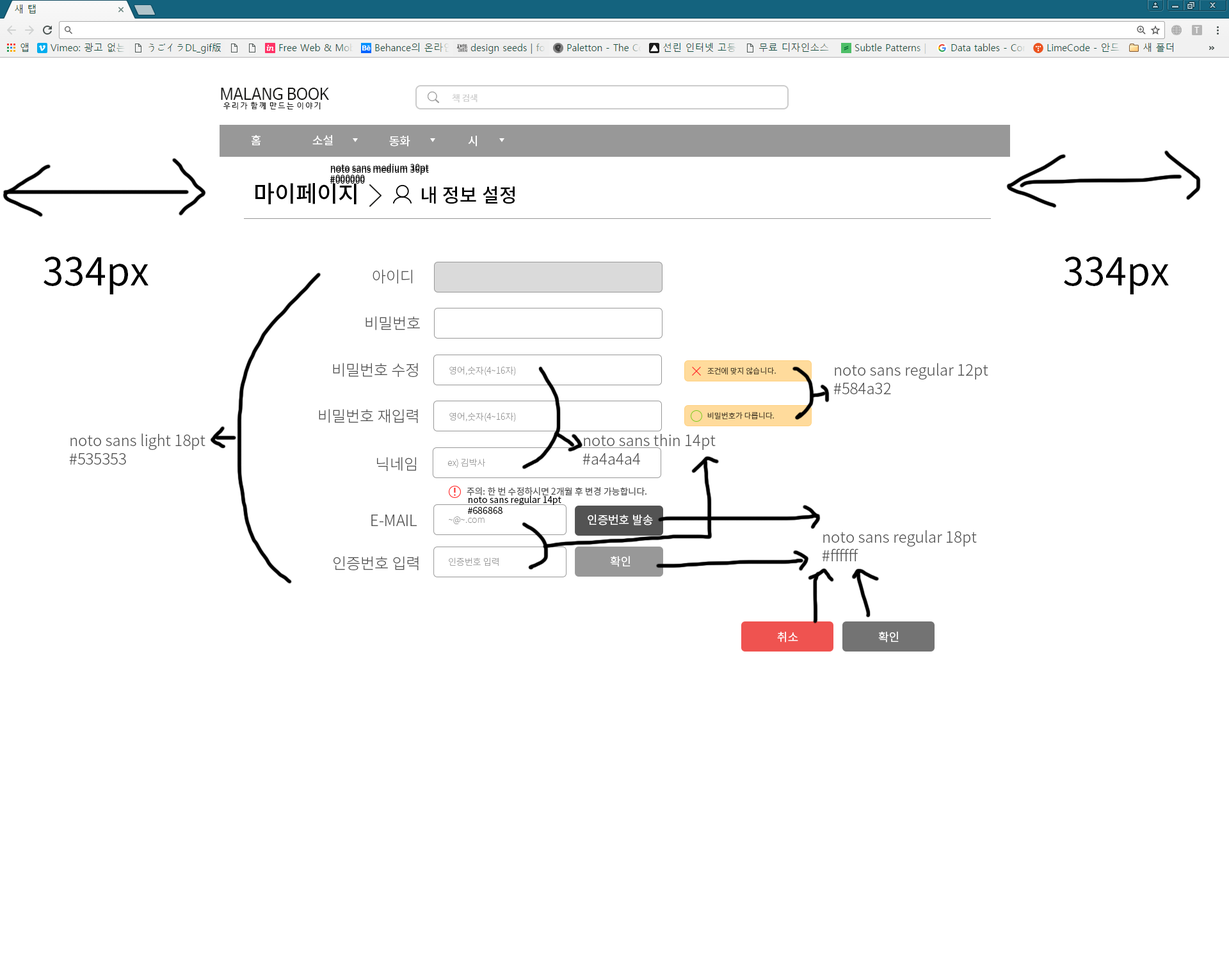
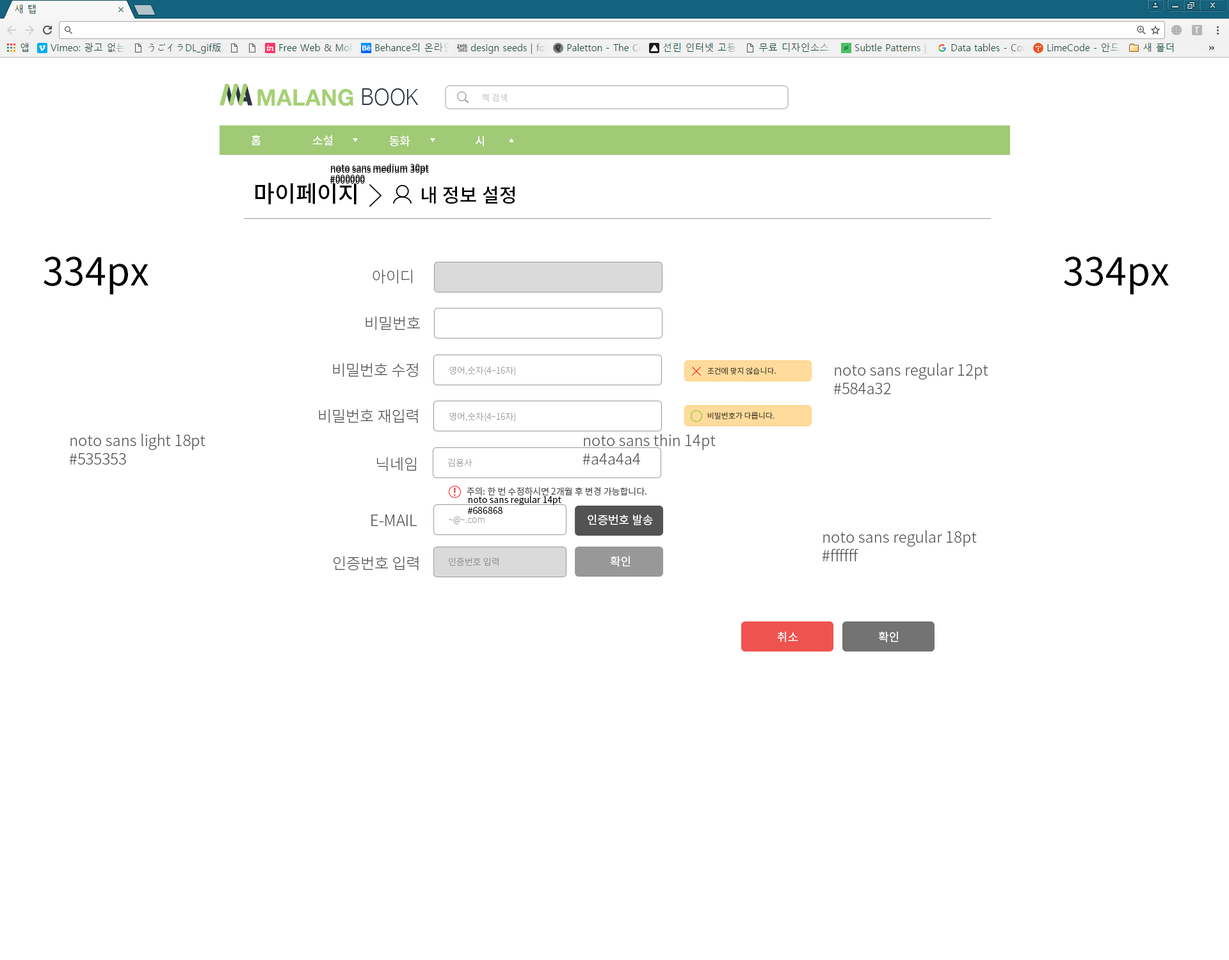
Layered file, before and after one edit (1229px x 960px). Changes by layer:
added layer "Malang-Book_Mypage_profileedit" above "배경" over [2, 83, 1201, 624]
